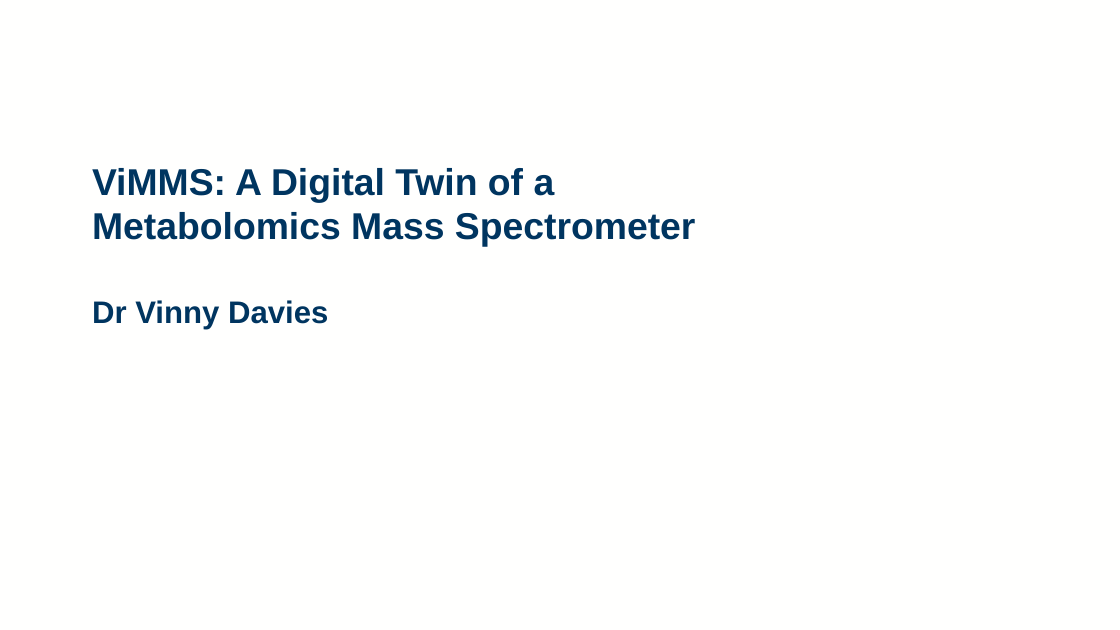
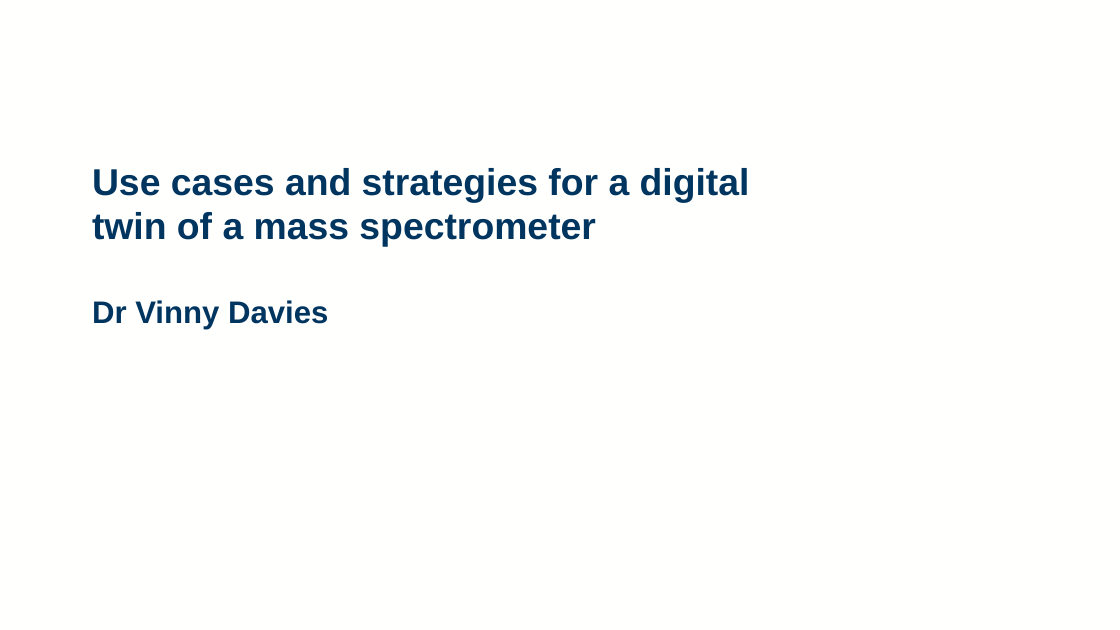
Before and after one commit to vinnydavies/presentations, a slide deck: slide 1 of ViMMS_digitaltwins.pptx. Drawn at 1120x630 pixels with LibreOffice and Linux fonts; fonts in the diff are those of the drawing; background and template pictures are left out. Boxes give left, top, right and bottom in pixels: in the first picture for what was removed or moved away, otherwise in the second. Text is boxed around its words. In the diff, an @@ line names an element or a change of style, - is before the commit and + after.

Commit message:
update title

```diff
--- a/ViMMS_digitaltwins.pptx
+++ b/ViMMS_digitaltwins.pptx
@@ text at <box>92,168,750,247</box>: text changed @@
-ViMMS: A Digital Twin of a Metabolomics Mass Spectrometer
+Use cases and strategies for a digital twin of a mass spectrometer
```
